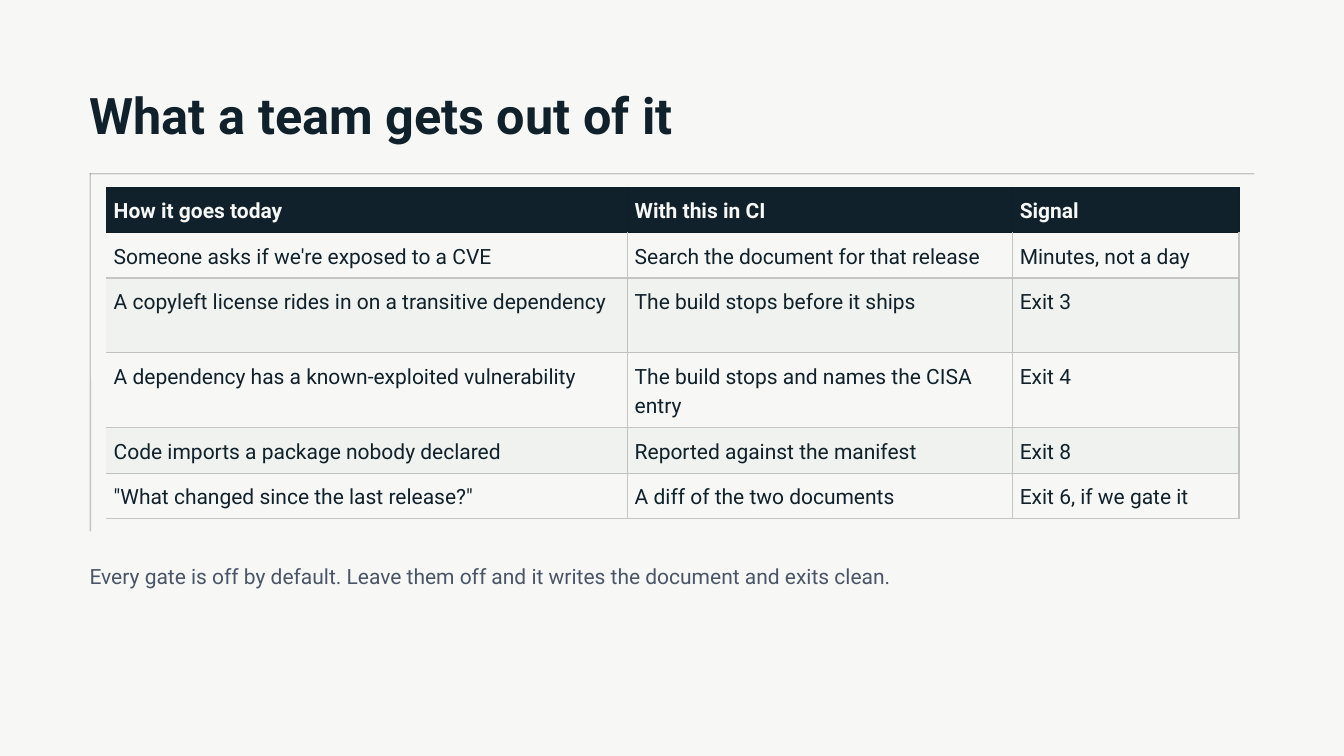
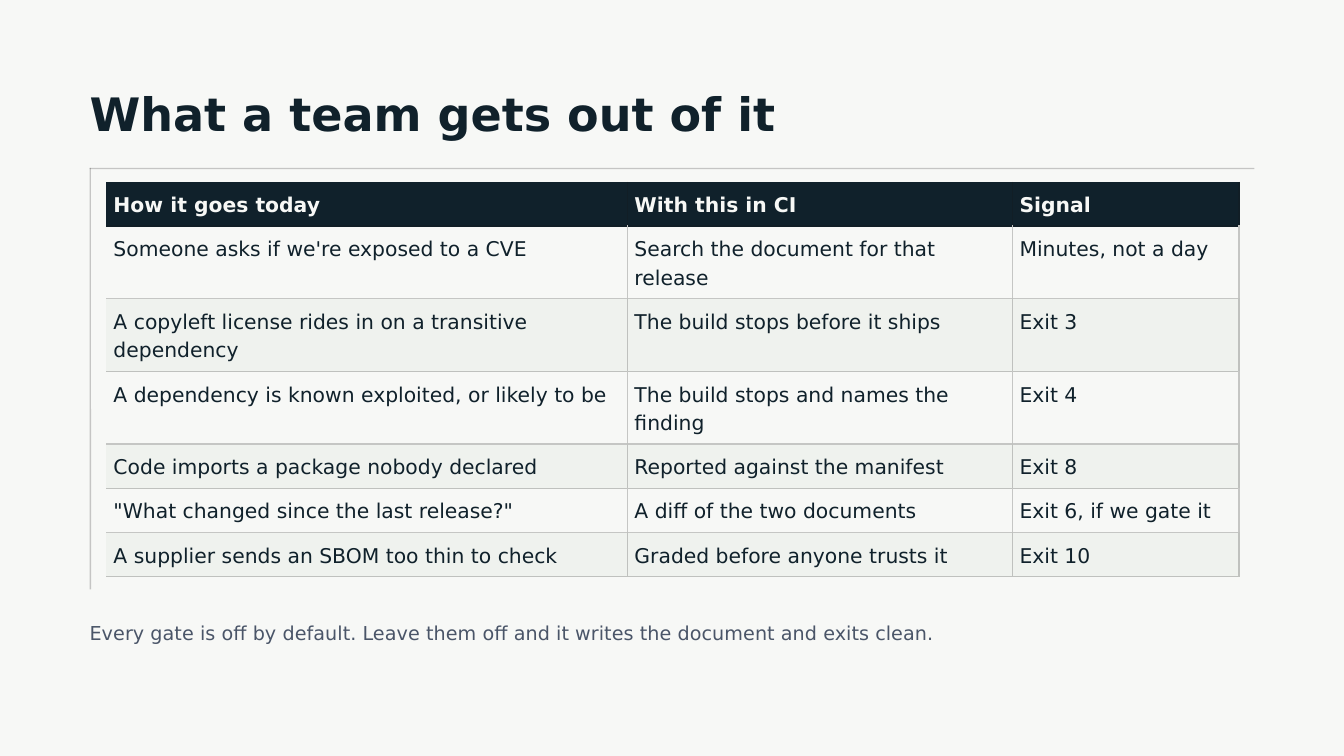
Before and after one commit to aesir-oss/pixi-sbom, a slide deck: slide 9 of docs/presentations/engineering-management/pixi-sbom-engineering.pptx. Drawn at 1344x756 pixels with LibreOffice and Linux fonts; fonts in the diff are those of the drawing. Boxes give left, top, right and bottom in pixels: in the first picture for what was removed or moved away, otherwise in the second. Text is boxed around its words. In the diff, an @@ line names an element or a change of style, - is before the commit and + after.

```diff
--- a/docs/presentations/engineering-management/pixi-sbom-engineering.pptx
+++ b/docs/presentations/engineering-management/pixi-sbom-engineering.pptx
@@ title "What a team gets out ..." at [90,96,775,141]: size 36 to 32.9 pt, font Roboto to DejaVu Sans; line spacing 39.6pt to 36.1pt @@
@@ line moved from (90, 173) - (1254, 173) to (90, 168) - (1254, 168) @@
@@ line moved from (91, 173) - (91, 531) to (91, 167) - (91, 590) @@
@@ table at [107,181,1240,577] @@
-row 4, column 1: A dependency has a known-exploited vulnerability
+row 4, column 1: A dependency is known exploited, or likely to be
-row 4, column 2: The build stops and names the CISA entry
+row 4, column 2: The build stops and names the finding
+row 7: A supplier sends an SBOM too thin to check | Graded before anyone trusts it | Exit 10
@@ table: place and size @@
-table at [107,188,1240,519]
+table at [107,181,1240,577]
@@ text "Every gate is off by ...": place and size @@
-text "Every gate is off by ..." at [90,568,890,589]
+text "Every gate is off by ..." at [90,625,933,644]
@@ text "Every gate is off by ..." at [90,625,933,644]: size 15 to 13.7 pt, font Roboto to DejaVu Sans; line spacing 21pt to 19.2pt @@
```
Also in this commit, not shown: 10 other slides changed, 1 slide added, 1 slide removed, 16 other files.
